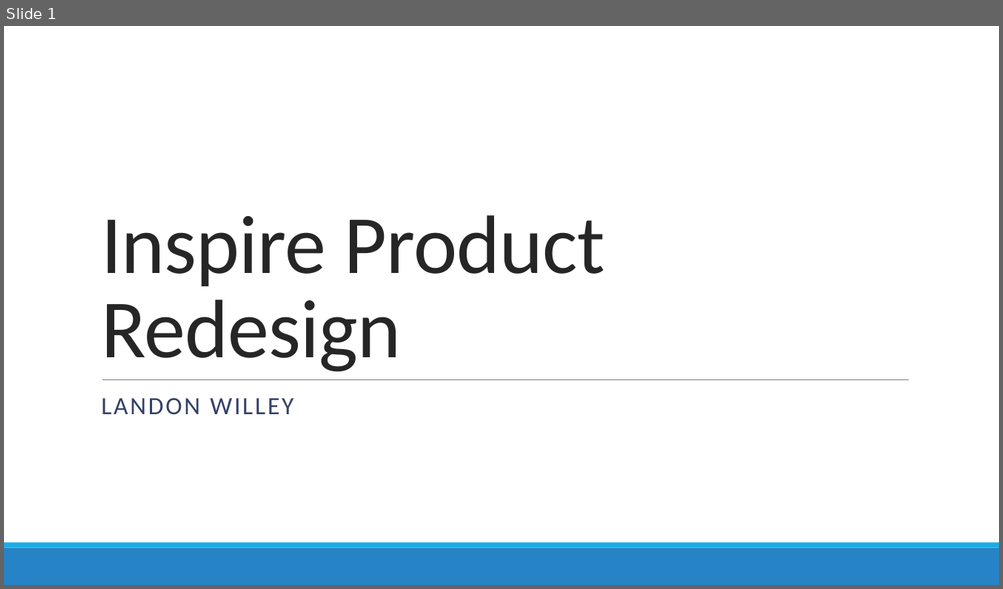
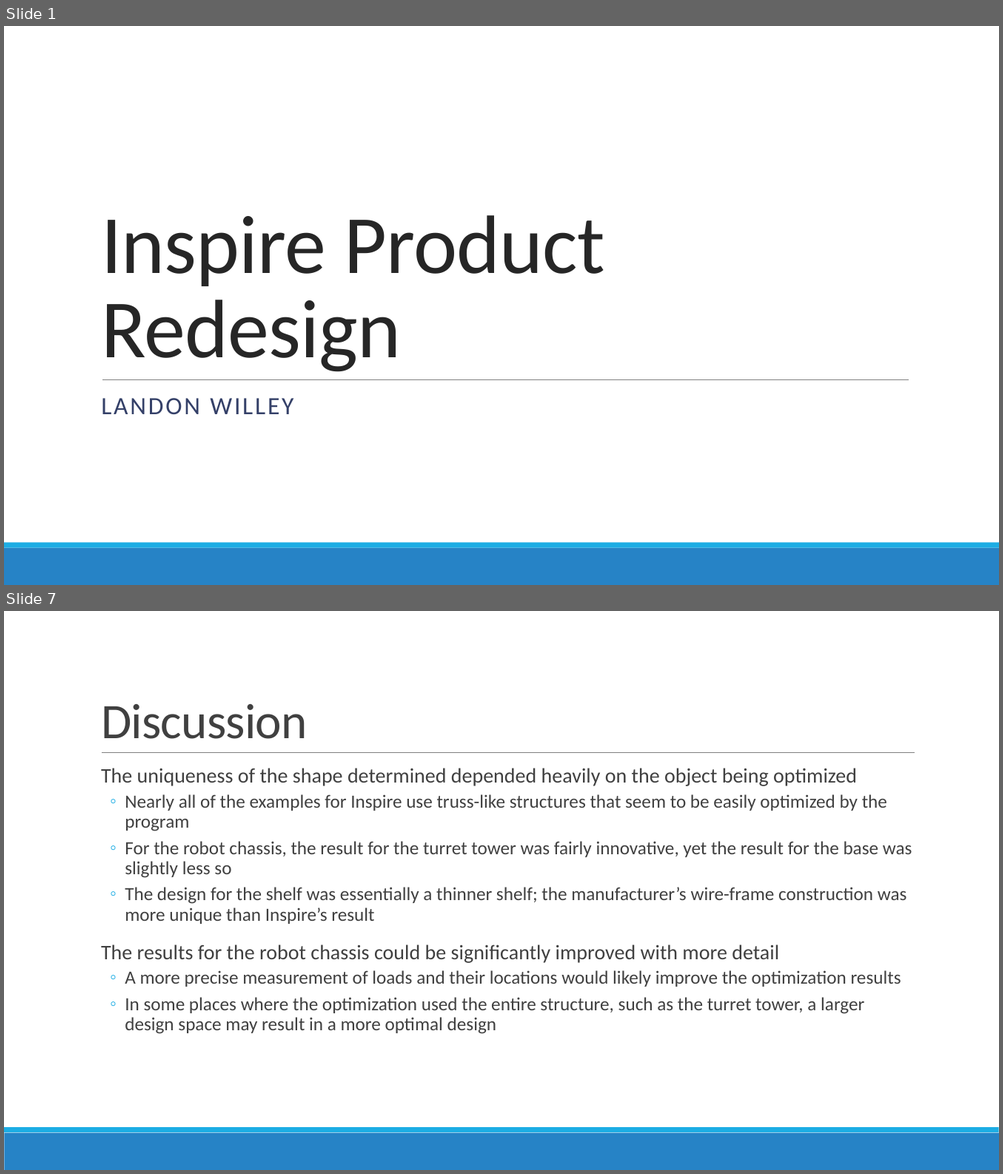
Before and after one commit to BYU-ME-578/hw7-2019-lcwilley, a slide deck: presentation.pptx. Shown one above the other, each under a label of ours: slide 1 before the commit, slides 1 and 7 after it; the slides between them are not shown. The pictures are 1003x589 and 1003x1174 pixels, drawn with LibreOffice and Linux fonts; fonts in the diff are those of the drawing. Boxes give left, top, right and bottom in pixels: in the first picture for what was removed or moved away, otherwise in the second. Text is boxed around its words. In the diff, an @@ line names an element or a change of style, - is before the commit and + after.

```diff
--- a/presentation.pptx
+++ b/presentation.pptx
@@ slide 7 added at (x1=4, y1=611, x2=999, y2=1170), background #FFFFFF; not listed: 2 template elements that a slide beside it also shows @@
@@ title added at (x1=101, y1=704, x2=307, y2=739), 48 pt, text #404040 @@
+Discussion
@@ line added from (102, 753) to (915, 753), #808080 0.5 pt @@
@@ text added at (x1=101, y1=768, x2=912, y2=1034), 18 pt, text #404040 @@
+  The uniqueness of the shape determined depended heavily on the object being optimized
+  ◦ Nearly all of the examples for Inspire use truss-like structures that seem to be easily optimized by the program
+  ◦ For the robot chassis, the result for the turret tower was fairly innovative, yet the result for the base was slightly less so
+  ◦ The design for the shelf was essentially a thinner shelf; the manufacturer’s wire-frame construction was more unique than Inspire’s result
+  The results for the robot chassis could be significantly improved with more detail
+  ◦ A more precise measurement of loads and their locations would likely improve the optimization results
+  ◦ In some places where the optimization used the entire structure, such as the turret tower, a larger design space may result in a more optimal design
```
Also in this commit, not shown: 4 slides changed, 2 other slides added, 1 slide removed, 1 other file.
